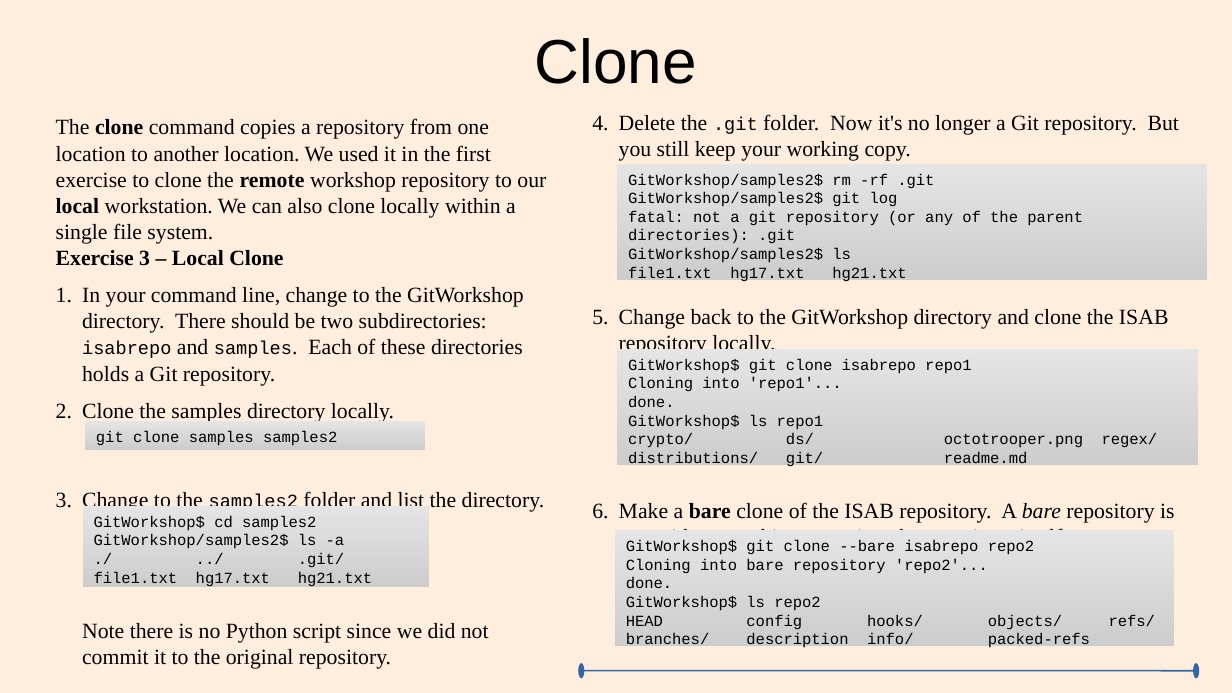
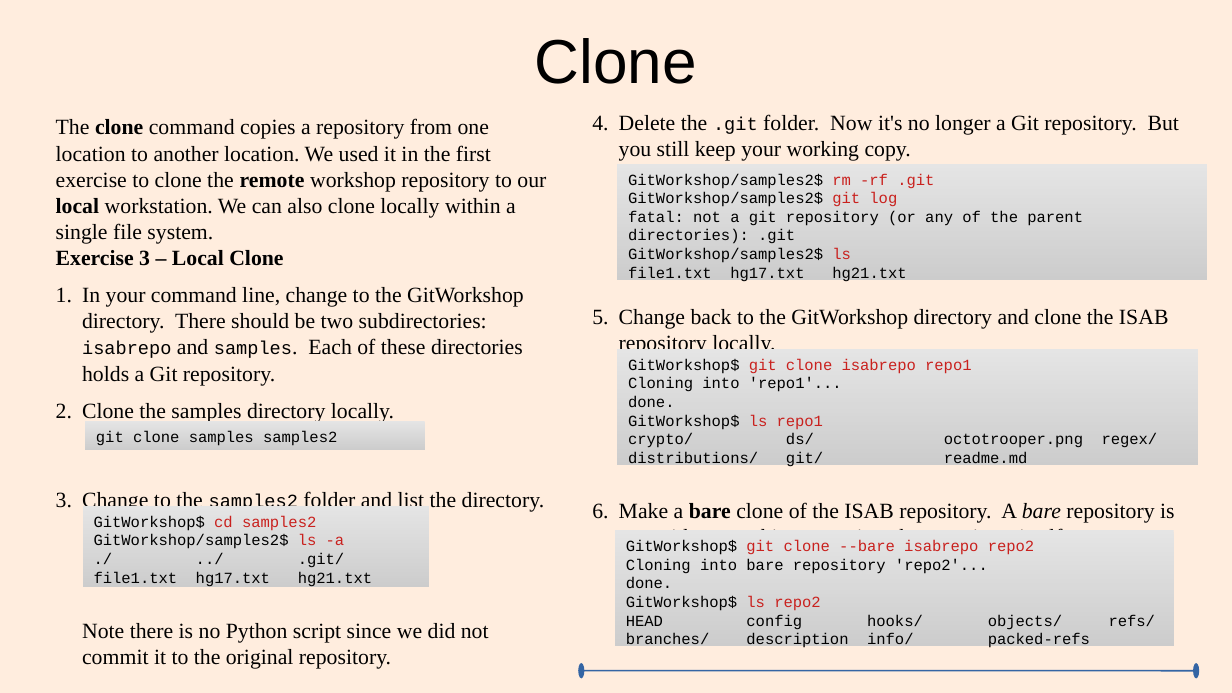
Before and after one commit to lacounty-isab/workshops, a slide deck: slide 9 of git/GitWorkshop1.odp. Drawn at 1232x693 pixels with LibreOffice and Linux fonts; fonts in the diff are those of the drawing. Boxes give left, top, right and bottom in pixels: in the first picture for what was removed or moved away, otherwise in the second. Text is boxed around its words. In the diff, an @@ line names an element or a change of style, - is before the commit and + after.

```diff
--- a/git/GitWorkshop1.odp
+++ b/git/GitWorkshop1.odp
@@ text in rectangle at (628,173,934,263): text colour #000000 to #C9211E in "rm -rf .git", "git log", "ls" @@
@@ text in rectangle at (628,358,971,430): text colour #000000 to #C9211E in "git clone isabrepo repo1", "ls repo1" @@
@@ text in rectangle at (94,515,345,549): text colour #000000 to #C9211E in "cd samples2", "ls -a" @@
@@ text in rectangle at (626,539,1034,611): text colour #000000 to #C9211E in "git clone --bare isabrepo repo2", "ls repo2" @@
```
Also in this commit, not shown: 7 other slides changed, 2 other files.
